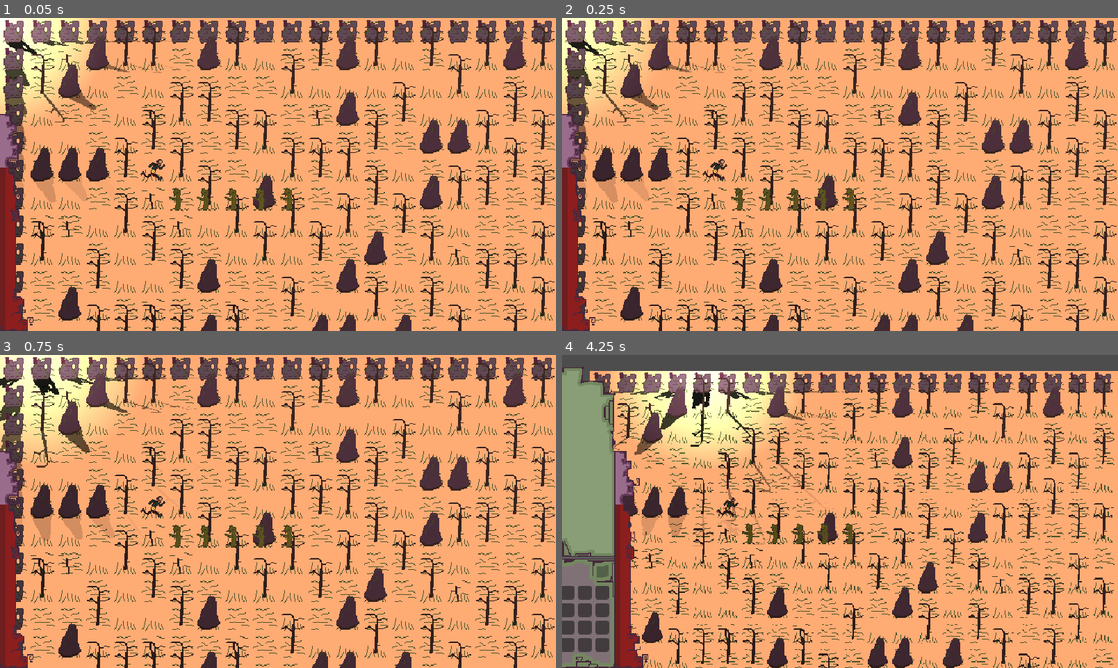
Above: before the commit, frames 1-4 (two rows, left to right).
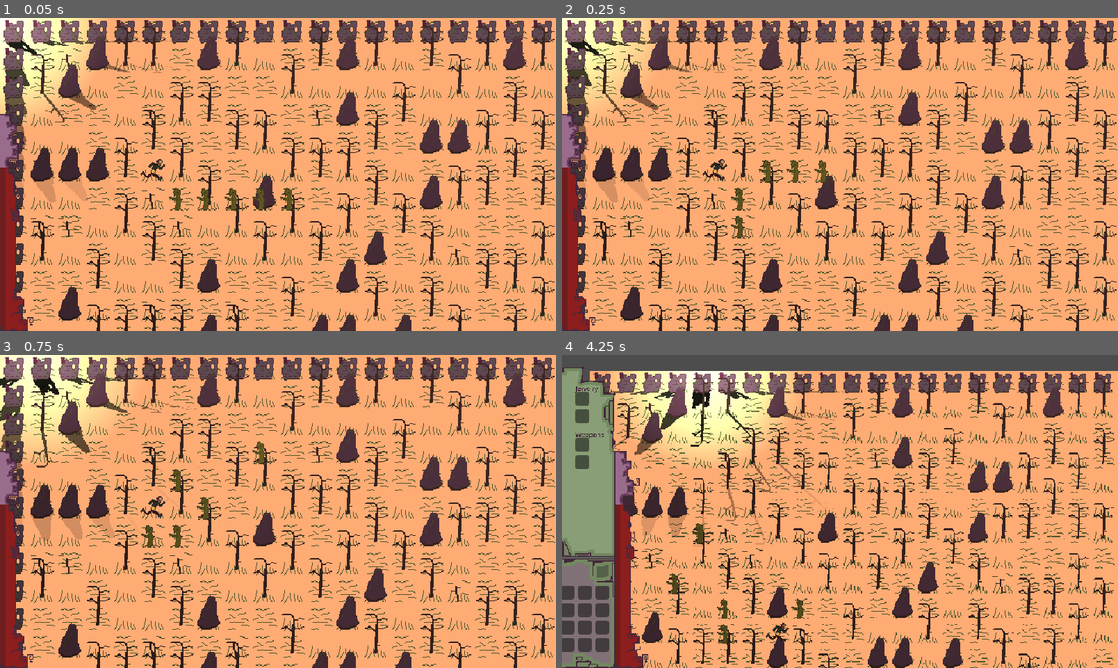
Above: after the commit, the same moments.

Repository: HartThomas/pixel-rpg
Game: Godot game, scene res://scenes/adventure.tscn
The game is run twice, just before and just after one commit, with the same random seed, the same clock (stepped at 60 frames per second) and the same inputs.
Inputs (mouse positions are in pixels of both pictures, inside the frame that each line leads up to):
- Up to frame 1 (0.05 s): no input
- Up to frame 2 (0.25 s): no input
- Up to frame 3 (0.75 s): tap Enter at 0.5 s; move the mouse to (400, 495) at 0.52 s; hold Right (ui_right) from 0.53 s (still down); tap Middle mouse button (camera_pan) at 0.6 s; click (400, 495) at 0.67 s
- Up to frame 4 (4.25 s): release Right (ui_right) at 1.25 s; drag from (728, 527) to (851, 536) at 1.27 s; move the mouse to (895, 442) at 2.02 s; hold Right (ui_right) 2.03-2.75 s; tap Mouse wheel down (camera_zoom_out) at 2.1 s; click (895, 442) at 2.17 s; drag from (812, 574) to (673, 464) at 2.77 s; move the mouse to (1006, 558) at 3.52 s; hold Left (ui_left) from 3.53 s (still down); hold Alt (show_items_on_ground) from 3.53 s (still down); click (1006, 558) at 3.67 s; tap Space (pause) at 4.15 s

Frame 1 is identical in both runs. In frame 2, 0.6% of the frame differs, in the area x 30-54%, y 45-71%; in frame 3, 0.6%; in frame 4, 1.4%, in the area x 2-54%, y 10-93%.

Commit message:
Add equipment slots

Diff:
--- a/resources/items/sword.tres
+++ b/resources/items/sword.tres
@@ -8,4 +8,5 @@
 script = ExtResource("1_h0edt")
 texture = ExtResource("2_otrck")
 item_name = "sword"
+type = "weapon"
 metadata/_custom_type_script = "uid://bmnsjevp0nwsv"
--- a/scenes/GUI.tscn
+++ b/scenes/GUI.tscn
@@ -44,7 +44,7 @@
 offset_bottom = 360.0
 texture = ExtResource("5_hywd1")
 
-[node name="GridContainer" type="GridContainer" parent="Control/Container"]
+[node name="Inventory" type="GridContainer" parent="Control/Container"]
 layout_mode = 2
 offset_left = 37.0
 offset_top = 265.0
@@ -52,103 +52,281 @@
 offset_bottom = 341.0
 columns = 8
 
-[node name="InventoryPanel" parent="Control/Container/GridContainer" instance=ExtResource("6_hywd1")]
-layout_mode = 2
-
-[node name="InventoryPanel4" parent="Control/Container/GridContainer" instance=ExtResource("6_hywd1")]
-layout_mode = 2
-
-[node name="InventoryPanel5" parent="Control/Container/GridContainer" instance=ExtResource("6_hywd1")]
-layout_mode = 2
-
-[node name="InventoryPanel6" parent="Control/Container/GridContainer" instance=ExtResource("6_hywd1")]
-layout_mode = 2
-
-[node name="InventoryPanel7" parent="Control/Container/GridContainer" instance=ExtResource("6_hywd1")]
-layout_mode = 2
-
-[node name="InventoryPanel8" parent="Control/Container/GridContainer" instance=ExtResource("6_hywd1")]
-layout_mode = 2
-
-[node name="InventoryPanel9" parent="Control/Container/GridContainer" instance=ExtResource("6_hywd1")]
-layout_mode = 2
-
-[node name="InventoryPanel10" parent="Control/Container/GridContainer" instance=ExtResource("6_hywd1")]
-layout_mode = 2
-
-[node name="InventoryPanel11" parent="Control/Container/GridContainer" instance=ExtResource("6_hywd1")]
-layout_mode = 2
-
-[node name="InventoryPanel12" parent="Control/Container/GridContainer" instance=ExtResource("6_hywd1")]
-layout_mode = 2
-
-[node name="InventoryPanel13" parent="Control/Container/GridContainer" instance=ExtResource("6_hywd1")]
-layout_mode = 2
-
-[node name="InventoryPanel14" parent="Control/Container/GridContainer" instance=ExtResource("6_hywd1")]
-layout_mode = 2
-
-[node name="InventoryPanel15" parent="Control/Container/GridContainer" instance=ExtResource("6_hywd1")]
-layout_mode = 2
-
-[node name="InventoryPanel16" parent="Control/Container/GridContainer" instance=ExtResource("6_hywd1")]
-layout_mode = 2
-
-[node name="InventoryPanel17" parent="Control/Container/GridContainer" instance=ExtResource("6_hywd1")]
-layout_mode = 2
-
-[node name="InventoryPanel18" parent="Control/Container/GridContainer" instance=ExtResource("6_hywd1")]
-layout_mode = 2
-
-[node name="InventoryPanel19" parent="Control/Container/GridContainer" instance=ExtResource("6_hywd1")]
-layout_mode = 2
-
-[node name="InventoryPanel20" parent="Control/Container/GridContainer" instance=ExtResource("6_hywd1")]
-layout_mode = 2
-
-[node name="InventoryPanel21" parent="Control/Container/GridContainer" instance=ExtResource("6_hywd1")]
-layout_mode = 2
-
-[node name="InventoryPanel22" parent="Control/Container/GridContainer" instance=ExtResource("6_hywd1")]
-layout_mode = 2
-
-[node name="InventoryPanel23" parent="Control/Container/GridContainer" instance=ExtResource("6_hywd1")]
-layout_mode = 2
-
-[node name="InventoryPanel24" parent="Control/Container/GridContainer" instance=ExtResource("6_hywd1")]
-layout_mode = 2
-
-[node name="InventoryPanel25" parent="Control/Container/GridContainer" instance=ExtResource("6_hywd1")]
-layout_mode = 2
-
-[node name="InventoryPanel26" parent="Control/Container/GridContainer" instance=ExtResource("6_hywd1")]
-layout_mode = 2
-
-[node name="InventoryPanel27" parent="Control/Container/GridContainer" instance=ExtResource("6_hywd1")]
-layout_mode = 2
-
-[node name="InventoryPanel28" parent="Control/Container/GridContainer" instance=ExtResource("6_hywd1")]
-layout_mode = 2
-
-[node name="InventoryPanel29" parent="Control/Container/GridContainer" instance=ExtResource("6_hywd1")]
-layout_mode = 2
-
-[node name="InventoryPanel30" parent="Control/Container/GridContainer" instance=ExtResource("6_hywd1")]
-layout_mode = 2
-
-[node name="InventoryPanel31" parent="Control/Container/GridContainer" instance=ExtResource("6_hywd1")]
-layout_mode = 2
-
-[node name="InventoryPanel32" parent="Control/Container/GridContainer" instance=ExtResource("6_hywd1")]
-layout_mode = 2
-
-[node name="InventoryPanel2" parent="Control/Container/GridContainer" instance=ExtResource("6_hywd1")]
-layout_mode = 2
-
-[node name="InventoryPanel3" parent="Control/Container/GridContainer" instance=ExtResource("6_hywd1")]
-layout_mode = 2
-
-[node name="ItemList" type="GridContainer" parent="Control/Container"]
+[node name="InventoryPanel" parent="Control/Container/Inventory" instance=ExtResource("6_hywd1")]
+layout_mode = 2
+
+[node name="InventoryPanel4" parent="Control/Container/Inventory" instance=ExtResource("6_hywd1")]
+layout_mode = 2
+
+[node name="InventoryPanel5" parent="Control/Container/Inventory" instance=ExtResource("6_hywd1")]
+layout_mode = 2
+
+[node name="InventoryPanel6" parent="Control/Container/Inventory" instance=ExtResource("6_hywd1")]
+layout_mode = 2
+
+[node name="InventoryPanel7" parent="Control/Container/Inventory" instance=ExtResource("6_hywd1")]
+layout_mode = 2
+
+[node name="InventoryPanel8" parent="Control/Container/Inventory" instance=ExtResource("6_hywd1")]
+layout_mode = 2
+
+[node name="InventoryPanel9" parent="Control/Container/Inventory" instance=ExtResource("6_hywd1")]
+layout_mode = 2
+
+[node name="InventoryPanel10" parent="Control/Container/Inventory" instance=ExtResource("6_hywd1")]
+layout_mode = 2
+
+[node name="InventoryPanel11" parent="Control/Container/Inventory" instance=ExtResource("6_hywd1")]
+layout_mode = 2
+
+[node name="InventoryPanel12" parent="Control/Container/Inventory" instance=ExtResource("6_hywd1")]
+layout_mode = 2
+
+[node name="InventoryPanel13" parent="Control/Container/Inventory" instance=ExtResource("6_hywd1")]
+layout_mode = 2
+
+[node name="InventoryPanel14" parent="Control/Container/Inventory" instance=ExtResource("6_hywd1")]
+layout_mode = 2
+
+[node name="InventoryPanel15" parent="Control/Container/Inventory" instance=ExtResource("6_hywd1")]
+layout_mode = 2
+
+[node name="InventoryPanel16" parent="Control/Container/Inventory" instance=ExtResource("6_hywd1")]
+layout_mode = 2
+
+[node name="InventoryPanel17" parent="Control/Container/Inventory" instance=ExtResource("6_hywd1")]
+layout_mode = 2
+
+[node name="InventoryPanel18" parent="Control/Container/Inventory" instance=ExtResource("6_hywd1")]
+layout_mode = 2
+
+[node name="InventoryPanel19" parent="Control/Container/Inventory" instance=ExtResource("6_hywd1")]
+layout_mode = 2
+
+[node name="InventoryPanel20" parent="Control/Container/Inventory" instance=ExtResource("6_hywd1")]
+layout_mode = 2
+
+[node name="InventoryPanel21" parent="Control/Container/Inventory" instance=ExtResource("6_hywd1")]
+layout_mode = 2
+
+[node name="InventoryPanel22" parent="Control/Container/Inventory" instance=ExtResource("6_hywd1")]
+layout_mode = 2
+
+[node name="InventoryPanel23" parent="Control/Container/Inventory" instance=ExtResource("6_hywd1")]
+layout_mode = 2
+
+[node name="InventoryPanel24" parent="Control/Container/Inventory" instance=ExtResource("6_hywd1")]
+layout_mode = 2
+
+[node name="InventoryPanel25" parent="Control/Container/Inventory" instance=ExtResource("6_hywd1")]
+layout_mode = 2
+
+[node name="InventoryPanel26" parent="Control/Container/Inventory" instance=ExtResource("6_hywd1")]
+layout_mode = 2
+
+[node name="InventoryPanel27" parent="Control/Container/Inventory" instance=ExtResource("6_hywd1")]
+layout_mode = 2
+
+[node name="InventoryPanel28" parent="Control/Container/Inventory" instance=ExtResource("6_hywd1")]
+layout_mode = 2
+
+[node name="InventoryPanel29" parent="Control/Container/Inventory" instance=ExtResource("6_hywd1")]
+layout_mode = 2
+
+[node name="InventoryPanel30" parent="Control/Container/Inventory" instance=ExtResource("6_hywd1")]
+layout_mode = 2
+
+[node name="InventoryPanel31" parent="Control/Container/Inventory" instance=ExtResource("6_hywd1")]
+layout_mode = 2
+
+[node name="InventoryPanel32" parent="Control/Container/Inventory" instance=ExtResource("6_hywd1")]
+layout_mode = 2
+
+[node name="InventoryPanel2" parent="Control/Container/Inventory" instance=ExtResource("6_hywd1")]
+layout_mode = 2
+
+[node name="InventoryPanel3" parent="Control/Container/Inventory" instance=ExtResource("6_hywd1")]
+layout_mode = 2
+
+[node name="Equipment" type="GridContainer" parent="Control/Container"]
 layout_mode = 0
-offset_right = 200.0
-offset_bottom = 232.0
+offset_left = 97.0
+offset_top = 29.0
+offset_right = 196.0
+offset_bottom = 223.0
+theme_override_constants/h_separation = 41
+columns = 2
+
+[node name="GridContainer" type="GridContainer" parent="Control/Container/Equipment"]
+layout_mode = 2
+
+[node name="Control" type="Control" parent="Control/Container/Equipment/GridContainer"]
+custom_minimum_size = Vector2(16, 9)
+layout_mode = 2
+
+[node name="Label" type="Label" parent="Control/Container/Equipment/GridContainer/Control"]
+texture_filter = 1
+layout_mode = 2
+offset_top = 4.0
+offset_right = 21.0
+offset_bottom = 16.0
+scale = Vector2(0.05, 0.05)
+theme_override_colors/font_color = Color(0.270588, 0.156863, 0.235294, 1)
+theme_override_font_sizes/font_size = 150
+text = "Head"
+
+[node name="InventoryPanel" parent="Control/Container/Equipment/GridContainer" instance=ExtResource("6_hywd1")]
+layout_mode = 2
+size_flags_horizontal = 4
+unnacceptable_item_types_for_this_slot = ["weapon"]
+
+[node name="Control2" type="Control" parent="Control/Container/Equipment/GridContainer"]
+custom_minimum_size = Vector2(16, 9)
+layout_mode = 2
+
+[node name="Label" type="Label" parent="Control/Container/Equipment/GridContainer/Control2"]
+texture_filter = 1
+layout_mode = 2
+offset_top = 4.0
+offset_right = 21.0
+offset_bottom = 16.0
+scale = Vector2(0.05, 0.05)
+theme_override_colors/font_color = Color(0.270588, 0.156863, 0.235294, 1)
+theme_override_font_sizes/font_size = 150
+text = "Shoulders"
+
+[node name="InventoryPanel2" parent="Control/Container/Equipment/GridContainer" instance=ExtResource("6_hywd1")]
+layout_mode = 2
+size_flags_horizontal = 4
+unnacceptable_item_types_for_this_slot = ["weapon"]
+
+[node name="Control3" type="Control" parent="Control/Container/Equipment/GridContainer"]
+custom_minimum_size = Vector2(16, 9)
+layout_mode = 2
+
+[node name="Label" type="Label" parent="Control/Container/Equipment/GridContainer/Control3"]
+texture_filter = 1
+layout_mode = 2
+offset_top = 4.0
+offset_right = 21.0
+offset_bottom = 16.0
+scale = Vector2(0.05, 0.05)
+theme_override_colors/font_color = Color(0.270588, 0.156863, 0.235294, 1)
+theme_override_font_sizes/font_size = 150
+text = "Torso"
+
+[node name="InventoryPanel3" parent="Control/Container/Equipment/GridContainer" instance=ExtResource("6_hywd1")]
+layout_mode = 2
+size_flags_horizontal = 4
+unnacceptable_item_types_for_this_slot = ["weapon"]
+
+[node name="Control4" type="Control" parent="Control/Container/Equipment/GridContainer"]
+custom_minimum_size = Vector2(16, 9)
+layout_mode = 2
+
+[node name="Label" type="Label" parent="Control/Container/Equipment/GridContainer/Control4"]
+texture_filter = 1
+layout_mode = 2
+offset_top = 4.0
+offset_right = 21.0
+offset_bottom = 16.0
+scale = Vector2(0.05, 0.05)
+theme_override_colors/font_color = Color(0.270588, 0.156863, 0.235294, 1)
+theme_override_font_sizes/font_size = 150
+text = "Hands"
+
+[node name="InventoryPanel4" parent="Control/Container/Equipment/GridContainer" instance=ExtResource("6_hywd1")]
+layout_mode = 2
+size_flags_horizontal = 4
+unnacceptable_item_types_for_this_slot = ["weapon"]
+
+[node name="Control5" type="Control" parent="Control/Container/Equipment/GridContainer"]
+custom_minimum_size = Vector2(16, 9)
+layout_mode = 2
+
+[node name="Label" type="Label" parent="Control/Container/Equipment/GridContainer/Control5"]
+texture_filter = 1
+layout_mode = 2
+offset_top = 4.0
+offset_right = 21.0
+offset_bottom = 16.0
+scale = Vector2(0.05, 0.05)
+theme_override_colors/font_color = Color(0.270588, 0.156863, 0.235294, 1)
+theme_override_font_sizes/font_size = 150
+text = "Legs"
+
+[node name="InventoryPanel5" parent="Control/Container/Equipment/GridContainer" instance=ExtResource("6_hywd1")]
+layout_mode = 2
+size_flags_horizontal = 4
+unnacceptable_item_types_for_this_slot = ["weapon"]
+
+[node name="Control6" type="Control" parent="Control/Container/Equipment/GridContainer"]
+custom_minimum_size = Vector2(16, 9)
+layout_mode = 2
+
+[node name="Label" type="Label" parent="Control/Container/Equipment/GridContainer/Control6"]
+texture_filter = 1
+layout_mode = 2
+offset_top = 4.0
+offset_right = 21.0
+offset_bottom = 16.0
+scale = Vector2(0.05, 0.05)
+theme_override_colors/font_color = Color(0.270588, 0.156863, 0.235294, 1)
+theme_override_font_sizes/font_size = 150
+text = "Feet"
+
+[node name="InventoryPanel6" parent="Control/Container/Equipment/GridContainer" instance=ExtResource("6_hywd1")]
+layout_mode = 2
+size_flags_horizontal = 4
+unnacceptable_item_types_for_this_slot = ["weapon"]
+
+[node name="GridContainer2" type="GridContainer" parent="Control/Container/Equipment"]
+layout_mode = 2
+
+[node name="Control" type="Control" parent="Control/Container/Equipment/GridContainer2"]
+custom_minimum_size = Vector2(16, 9)
+layout_mode = 2
+
+[node name="Label" type="Label" parent="Control/Container/Equipment/GridContainer2/Control"]
+texture_filter = 1
+layout_mode = 2
+offset_top = 4.0
+offset_right = 21.0
+offset_bottom = 16.0
+scale = Vector2(0.05, 0.05)
+theme_override_colors/font_color = Color(0.270588, 0.156863, 0.235294, 1)
+theme_override_font_sizes/font_size = 150
+text = "Jewelry"
+
+[node name="InventoryPanel" parent="Control/Container/Equipment/GridContainer2" instance=ExtResource("6_hywd1")]
+layout_mode = 2
+size_flags_horizontal = 4
+unnacceptable_item_types_for_this_slot = ["weapon"]
+
+[node name="InventoryPanel2" parent="Control/Container/Equipment/GridContainer2" instance=ExtResource("6_hywd1")]
+layout_mode = 2
+size_flags_horizontal = 4
+unnacceptable_item_types_for_this_slot = ["weapon"]
+
+[node name="Control2" type="Control" parent="Control/Container/Equipment/GridContainer2"]
+custom_minimum_size = Vector2(16, 9)
+layout_mode = 2
+
+[node name="Label" type="Label" parent="Control/Container/Equipment/GridContainer2/Control2"]
+texture_filter = 1
+layout_mode = 2
+offset_top = 4.0
+offset_right = 21.0
+offset_bottom = 16.0
+scale = Vector2(0.05, 0.05)
+theme_override_colors/font_color = Color(0.270588, 0.156863, 0.235294, 1)
+theme_override_font_sizes/font_size = 150
+text = "Weapons"
+
+[node name="InventoryPanel3" parent="Control/Container/Equipment/GridContainer2" instance=ExtResource("6_hywd1")]
+layout_mode = 2
+size_flags_horizontal = 4
+
+[node name="InventoryPanel4" parent="Control/Container/Equipment/GridContainer2" instance=ExtResource("6_hywd1")]
+layout_mode = 2
+size_flags_horizontal = 4
--- a/scripts/classnames/item.gd
+++ b/scripts/classnames/item.gd
@@ -4,6 +4,7 @@
 
 @export var texture: Texture2D
 @export var item_name: String
+@export var type: String
 
 #func _init(name, tex):
 	#texture = tex
--- a/scripts/global/enemy_manager.gd
+++ b/scripts/global/enemy_manager.gd
@@ -45,38 +45,38 @@
 			#GameScript.astar_grid.set_point_solid((current/32).floor(), false)
 			##GameScript.astar_grid.set_point_solid((direction/32).floor(), true)
 
-#func _process(delta: float) -> void:
-	#if not paused:
-		#if player_scene.path.size() > 0:
-			#if player_scene.move_timer >= player_scene.move_delay:
-				#player_scene.move_timer = 0.0
-				#var next_tile = player_scene.path.pop_front()
-				##move_enemy(player_scene,next_tile* 32 + Vector2i(16,16),player_scene.position)
-				#if next_tile in claimed_tiles:
-					#return # This blocks a move, perhaps there should be something that happens to the player when they get blocked
-				#if GameScript.astar_grid.is_point_solid(next_tile):
-					#if player_scene.path.size() > 0:
-						#var target = player_scene.path.pop_back()
-						#player_scene.path = GameScript.astar_grid.get_id_path((player_scene.position / 32).floor(), target)
-						#if player_scene.path.size() > 0:
-							#next_tile = player_scene.path.pop_front()
-							#claimed_tiles[next_tile] = true
-							#player_scene.position = next_tile * 32 + Vector2i(16,16)
-							#GameScript.update_cells_based_on_player_movement(player_scene.position,player_scene)
-				#elif next_tile:
-					#claimed_tiles[next_tile] = true
-					#player_scene.position = next_tile * 32 + Vector2i(16,16)
-					#GameScript.update_cells_based_on_player_movement(player_scene.position,player_scene)
-		#for enemy in enemies:
-			#if enemy:
-				#if enemy.state == 1:
-					#if enemy.move_timer >= enemy.move_delay:
-						#enemy.move_timer = 0.0
-						#var next_tile = enemy.path.pop_front()
-						#if next_tile:
-							#move_enemy(enemy, next_tile * 32 + Vector2i(16,16), enemy.position)
-						#recalculate_path(enemy)
-		#claimed_tiles.clear()
+func _process(delta: float) -> void:
+	if not paused:
+		if player_scene.path.size() > 0:
+			if player_scene.move_timer >= player_scene.move_delay:
+				player_scene.move_timer = 0.0
+				var next_tile = player_scene.path.pop_front()
+				#move_enemy(player_scene,next_tile* 32 + Vector2i(16,16),player_scene.position)
+				if next_tile in claimed_tiles:
+					return # This blocks a move, perhaps there should be something that happens to the player when they get blocked
+				if GameScript.astar_grid.is_point_solid(next_tile):
+					if player_scene.path.size() > 0:
+						var target = player_scene.path.pop_back()
+						player_scene.path = GameScript.astar_grid.get_id_path((player_scene.position / 32).floor(), target)
+						if player_scene.path.size() > 0:
+							next_tile = player_scene.path.pop_front()
+							claimed_tiles[next_tile] = true
+							player_scene.position = next_tile * 32 + Vector2i(16,16)
+							GameScript.update_cells_based_on_player_movement(player_scene.position,player_scene)
+				elif next_tile:
+					claimed_tiles[next_tile] = true
+					player_scene.position = next_tile * 32 + Vector2i(16,16)
+					GameScript.update_cells_based_on_player_movement(player_scene.position,player_scene)
+		for enemy in enemies:
+			if enemy:
+				if enemy.state == 1:
+					if enemy.move_timer >= enemy.move_delay:
+						enemy.move_timer = 0.0
+						var next_tile = enemy.path.pop_front()
+						if next_tile:
+							move_enemy(enemy, next_tile * 32 + Vector2i(16,16), enemy.position)
+						recalculate_path(enemy)
+		claimed_tiles.clear()
 
 func recalculate_path(entity, to = Vector2i(GameScript.player_position/32)):
 	var from = Vector2i(entity.position / 32)
--- a/scripts/global/game_script.gd
+++ b/scripts/global/game_script.gd
@@ -178,4 +178,4 @@
 		ItemManager.paused_button_pressed()
 		if get_tree().current_scene.has_method('toggle_gui'):
 			get_tree().current_scene.toggle_gui()
-		paused = true
+		paused = !paused
--- a/scripts/global/item_manager.gd
+++ b/scripts/global/item_manager.gd
@@ -39,6 +39,9 @@
 
 func clear_tooltip_list(item):
 	var index = created_items.find_custom(func(index):return index.item == item)
+	for tooltip in created_items[index].tooltip_array:
+		if tooltip:
+			tooltip.queue_free()
 	created_items[index].tooltip_array.clear()
 
 func tooltip_clicked(tooltip):
@@ -47,6 +50,7 @@
 		if not created_items[index].item.picked_up:
 			created_items[index].item.pick_up()
 			holding_item = created_items[index].item
+			clear_tooltip_list(created_items[index].item)
 		else:
 			created_items[index].item.picked_up = false
 			created_items[index].item.drop_in_world(GameScript.player_position)
@@ -60,6 +64,7 @@
 	if not created_items[index].item.picked_up:
 		created_items[index].item.pick_up()
 		holding_item = created_items[index].item
+		clear_tooltip_list(item)
 	else:
 		created_items[index].item.picked_up = false
 		created_items[index].item.drop_in_world(GameScript.player_position)
--- a/scripts/items/ground_item.gd
+++ b/scripts/items/ground_item.gd
@@ -74,7 +74,8 @@
 func _on_area_2d_mouse_exited() -> void:
 	if not ItemManager.alt_pressed:
 		for tt in tooltip_array:
-			tt.queue_free()
+			if tt:
+				tt.queue_free()
 		tooltip_array.clear()
 		ItemManager.clear_tooltip_list(self)
 		tooltip_showing = false
--- a/scripts/items/inventory_panel.gd
+++ b/scripts/items/inventory_panel.gd
@@ -6,6 +6,7 @@
 var tooltip_showing: bool = false
 var sprite2
 var hovering : bool = false
+@export var unnacceptable_item_types_for_this_slot = []
 
 func insert_item(new_item):
 	item = new_item
@@ -26,9 +27,11 @@
 		tooltip.position = global_position + Vector2(8,-25)
 		tooltip.parent_item = self
 		tooltip_array.append(tooltip)
-		#ItemManager.add_tooltip_to_list(self, tooltip)
 		tooltip_showing = true
 		get_tree().current_scene.get_node('Gui').add_child(tooltip)
+	if ItemManager.holding_item and unnacceptable_item_types_for_this_slot.has(ItemManager.holding_item.item_info.type):
+		print(modulate)
+		modulate = Color.RED
 
 func _on_mouse_exited() -> void:
 	hovering=false
@@ -36,12 +39,13 @@
 		for tooltip in tooltip_array:
 			tooltip.queue_free()
 		tooltip_array.clear()
+	modulate = Color(1,1,1,1)
 
 var click_cooldown : bool = false
 
 func _on_gui_input(event: InputEvent) -> void:
 	if event is InputEventMouseButton and event.pressed and event.button_index == MOUSE_BUTTON_LEFT:
-		if ItemManager.holding_item:
+		if ItemManager.holding_item and not unnacceptable_item_types_for_this_slot.has(ItemManager.holding_item.item_info.type):
 			click_cooldown = true
 			insert_item(ItemManager.holding_item.item_info)
 			ItemManager.remove_item_from_created_items_array(item)
